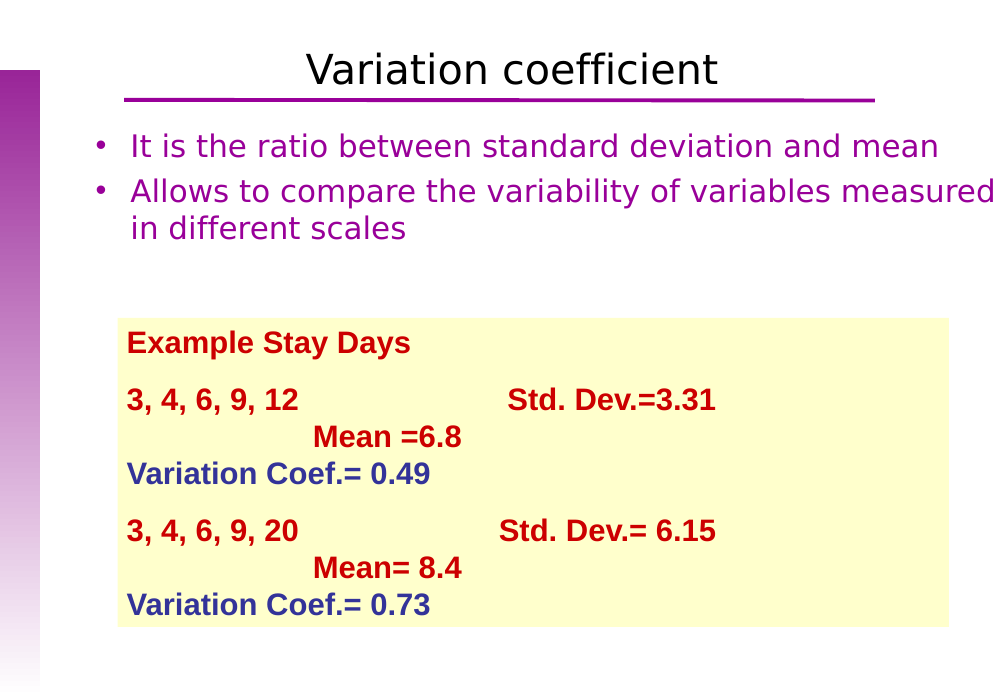
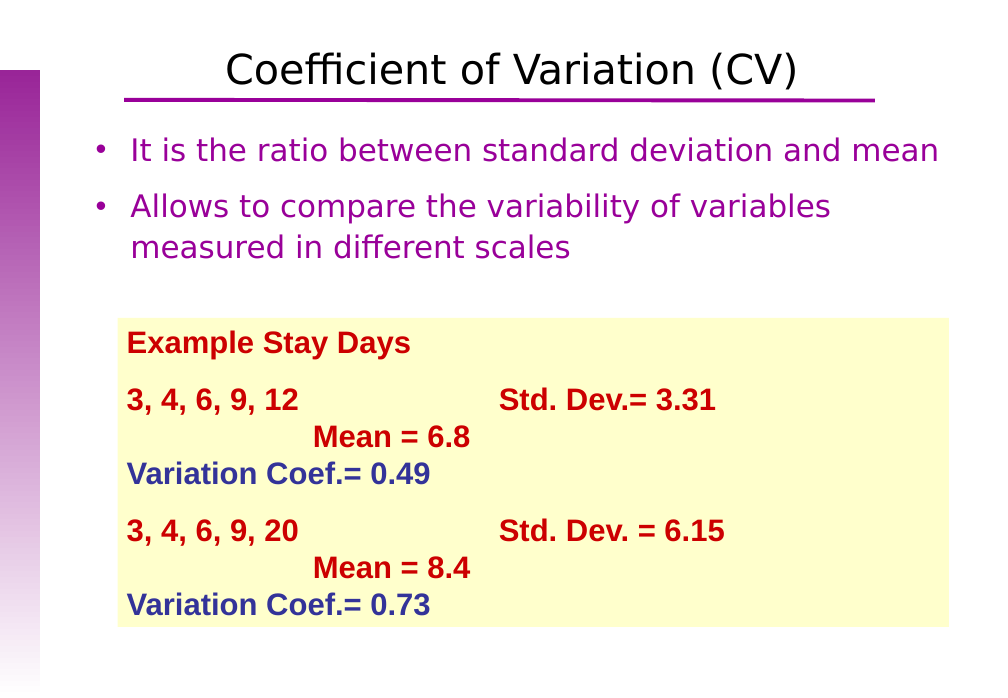
Before and after one commit to uebvhir/Course_Basic_Statistics-VHIO-2019, a slide deck: slide 31 of Sessio_2/EBB_2018_Session_2_Descriptive_analysis.ppt. Drawn at 1008x698 pixels with LibreOffice and Linux fonts; fonts in the diff are those of the drawing; background and template pictures are left out. Boxes give left, top, right and bottom in pixels: in the first picture for what was removed or moved away, otherwise in the second. Text is boxed around its words. In the diff, an @@ line names an element or a change of style, - is before the commit and + after.

```diff
--- a/Sessio_2/EBB_2018_Session_2_Descriptive_analysis.ppt
+++ b/Sessio_2/EBB_2018_Session_2_Descriptive_analysis.ppt
@@ text at (225, 52, 798, 90): text changed @@
-Variation coefficient
+Coefficient of Variation (CV)
@@ text "It is the ratio between ..." at (130, 137, 939, 259): line spacing 1 to 1.1; more space between paragraphs @@
@@ text in rectangle at (127, 387, 716, 616): spaces changed @@
-3, 4, 6, 9, 12 Std. Dev.=3.31 Mean =6.8 Variation Coef.= 0.49
-3, 4, 6, 9, 20 Std. Dev.= 6.15 Mean= 8.4 Variation Coef.= 0.73
+3, 4, 6, 9, 12 Std. Dev.= 3.31 Mean = 6.8 Variation Coef.= 0.49
+3, 4, 6, 9, 20 Std. Dev. = 6.15 Mean = 8.4 Variation Coef.= 0.73
```
Also in this commit, not shown: 21 other slides changed, 1 slide added, 1 slide removed, 1 other file.
